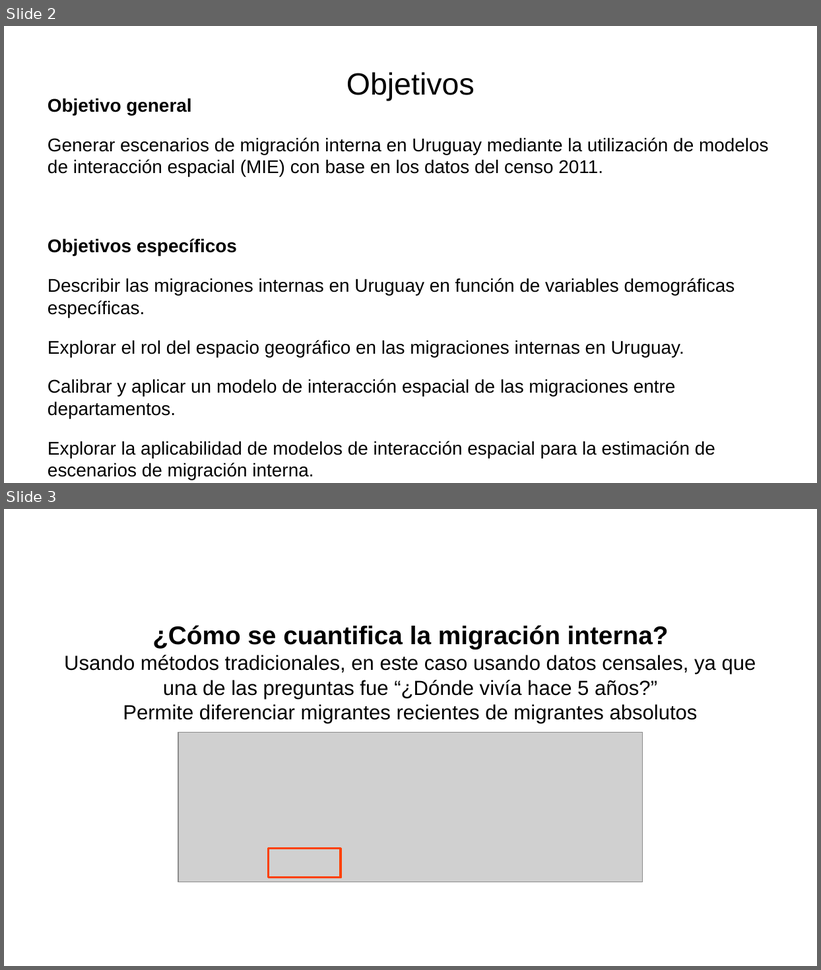
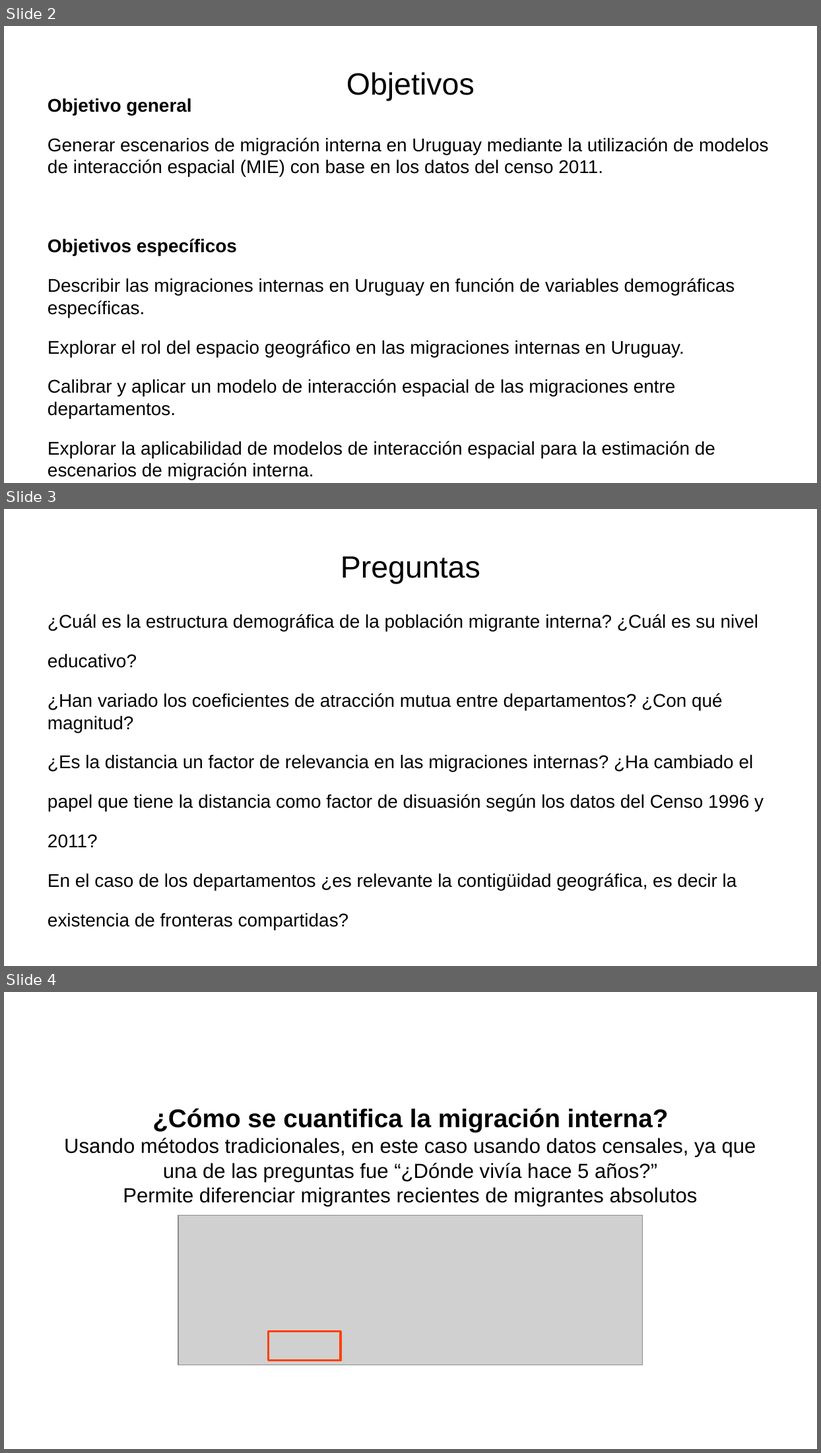
Before and after one commit to guillermodangelo/tesis, a slide deck: presentacion_dic2021.odp. Shown one above the other, each under a label of ours: slides 2 and 3 before the commit, slides 2, 3 and 4 after it. The pictures are 821x970 and 821x1453 pixels, drawn with LibreOffice and Linux fonts; fonts in the diff are those of the drawing; grey boxes stand for pictures. Boxes give left, top, right and bottom in pixels: in the first picture for what was removed or moved away, otherwise in the second. Text is boxed around its words. In the diff, an @@ line names an element or a change of style, - is before the commit and + after.

```diff
--- a/presentacion_dic2021.odp
+++ b/presentacion_dic2021.odp
@@ slide 3 added at box(4, 509, 817, 966), background #FFFFFF @@
@@ title added at box(341, 557, 481, 584), 30 pt, text #000000 @@
+Preguntas
@@ subtitle added at box(48, 614, 764, 930), 18 pt, text #000000 @@
+¿Cuál es la estructura demográfica de la población migrante interna? ¿Cuál es su nivel
+educativo?
+¿Han variado los coeficientes de atracción mutua entre departamentos? ¿Con qué magnitud?
+¿Es la distancia un factor de relevancia en las migraciones internas? ¿Ha cambiado el
+papel que tiene la distancia como factor de disuasión según los datos del Censo 1996 y
+2011?
+En el caso de los departamentos ¿es relevante la contigüidad geográfica, es decir la
+existencia de fronteras compartidas?
@@ what was slide 3 is now slide 4 @@
```
Also in this commit, not shown: 2 other slides added, 7 slides removed, 3 other files.
